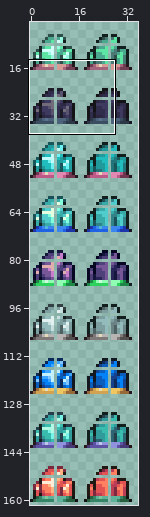
Sprite sheet, stored at Content/Tiles/Furniture/Luminite/LuminiteCandelabra.png. The picture above shows the old version from afar; the outline marks the close-up.
Close-up. As it was:
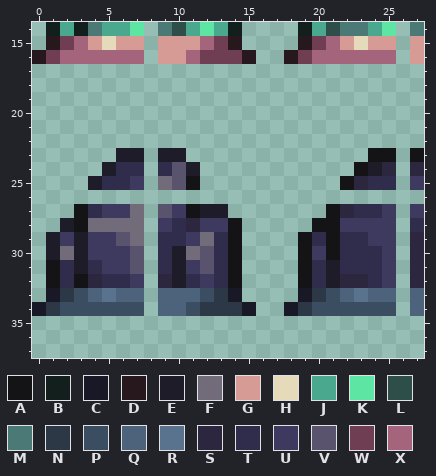
The file is 72x324 pixels, drawn in blocks of 2x2; one block is one cell here. Colours within 5 levels of each other are drawn and written as one. Shown: x 0..27, y 14..37. The wide view leaves out empty margins.
Palette (. is transparent): A #141417  B #131f1d  C #181827  D #27181d  E #1f1c2a  F #726b7a  G #d59b94  H #e5daba  J #49a88e  K #5de5a3  L #2d4e49  M #4b7975  N #2d3847  P #3b4d60  Q #4d637c  R #59728d  S #2c273f  T #302c4b  U #3d395f  V #5a536e  W #703e53  X #a4647b
The same view after the edit:
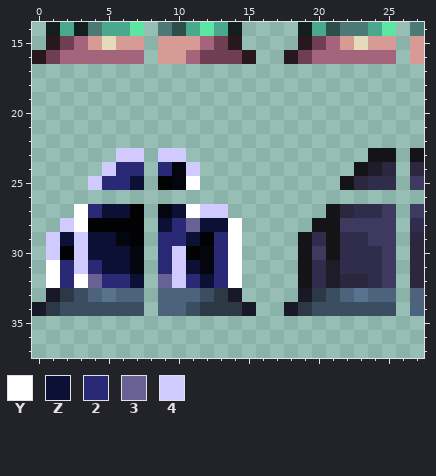
Colours new in this view: Y #ffffff  Z #0c1035  2 #292975  3 #696094  4 #d0caff
Diff:
@@ palette @@
-F #726b7a
+F #020205
-V #5a536e
+V #050510
@@ x 0..16 @@
 22 .................
-23 ......EE.EE......
-24 .....ETT.TVE.....
-25 ....ETTU.FVA.....
+23 ......44.44......
+24 .....422.2V4.....
+25 ....422Z.FVY.....
 26 .................
-27 ...ATUUF.VUAEE...
-28 ..EAFFFF.UTSUUA..
-29 .EUEUUVF.TTUFTA..
-30 .EFEUUUV.TEFVTA..
-31 .ATETUUV.TEUVTA..
-32 .ATASTTU.SETUTA..
+27 ...Y2ZZF.VZY44...
+28 ..4YFFFF.Z23ZZY..
+29 .4Z4ZZVF.22ZF2Y..
+30 .4F4ZZZV.24FV2Y..
+31 .Y242ZZV.24ZV2Y..
+32 .Y2Y322Z.342Z2Y..
 33 .CNPQRQQ.QQQPNC..
Where, in picture pixels (left, top, right, bottom), the same in both close-ups:
changed: (46, 148, 242, 288)
